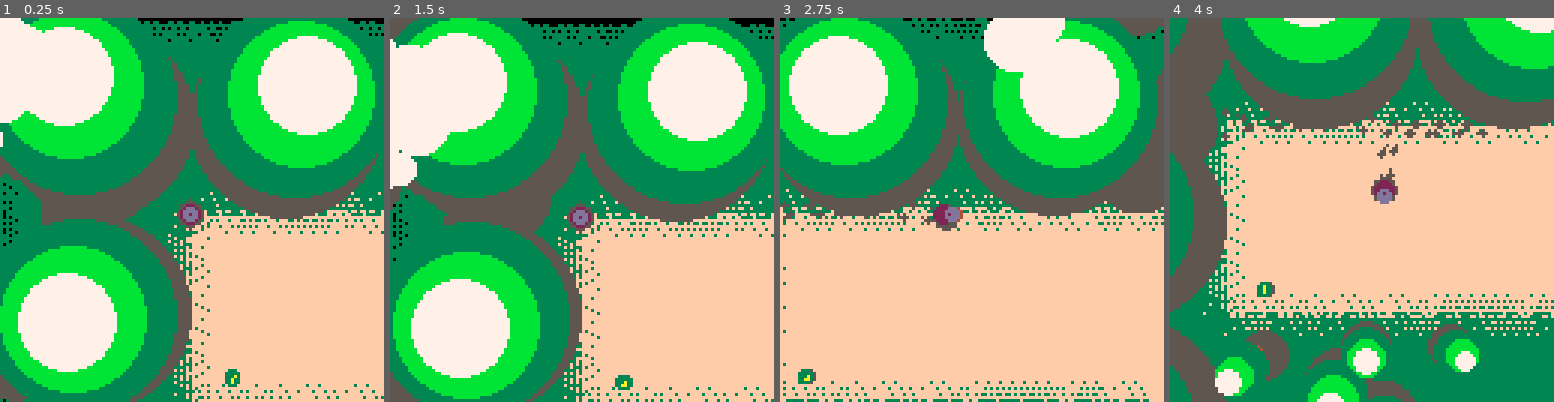
Above: before the commit, frames 1-4 (left to right).
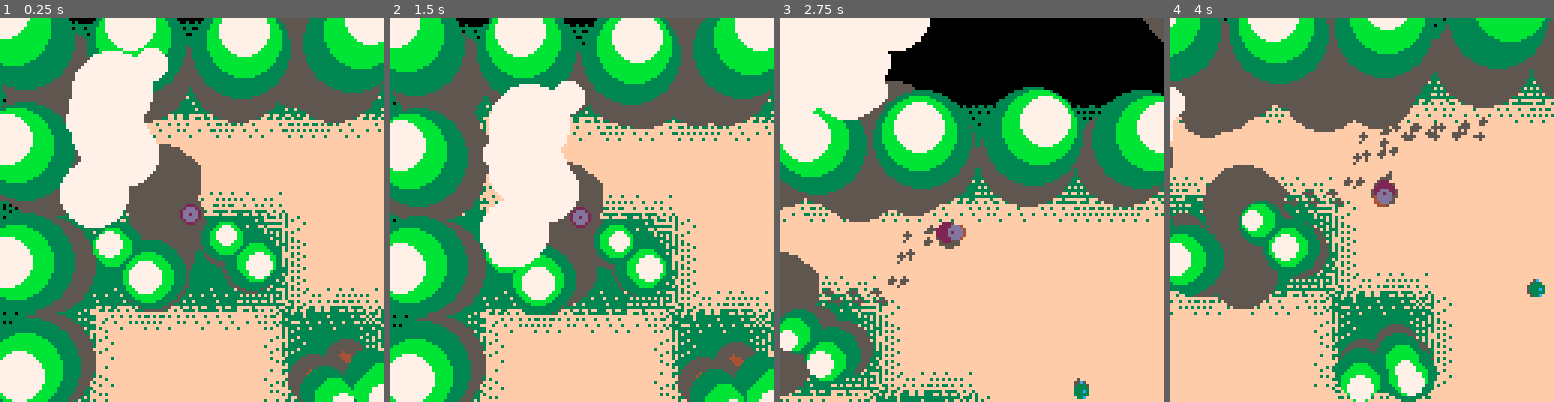
Above: after the commit, the same moments.

Repository: seleb/DuckDuckOnTheLoose
Game: PICO-8 cartridge forest.p8
Two runs of this game, one before a commit and one after it. Both use one fixed random seed, a clock stepped at 60 frames per second and the inputs below.
Inputs:
- Up to frame 1 (0.25 s): no input
- Up to frame 2 (1.5 s): no input
- Up to frame 3 (2.75 s): hold Right 1.6-2.1 s; hold Up 2.15-2.42 s; hold Right from 2.47 s (still down)
- Up to frame 4 (4 s): release Right at 3.03 s; hold Left 3.08-3.58 s; hold Down 3.63-3.97 s

The runs differ from the first frame. In frame 1, 75% of the frame differs, in the area x 0-100%, y 0-100%; in frame 2, 77%; in frame 3, 46%; in frame 4, 55%.

Commit message:
halved cell sizes

Diff:
--- a/forest.p8
+++ b/forest.p8
@@ -77,8 +77,8 @@
  height_mult=0.015
 
  cells={}
- cells.w=64
- cells.h=64
+ cells.w=32
+ cells.h=32
  cells.fill_x=flr(128/cells.w+0.5)
  cells.fill_y=flr(128/cells.h+0.5)
  cells.bounds={128,64}
